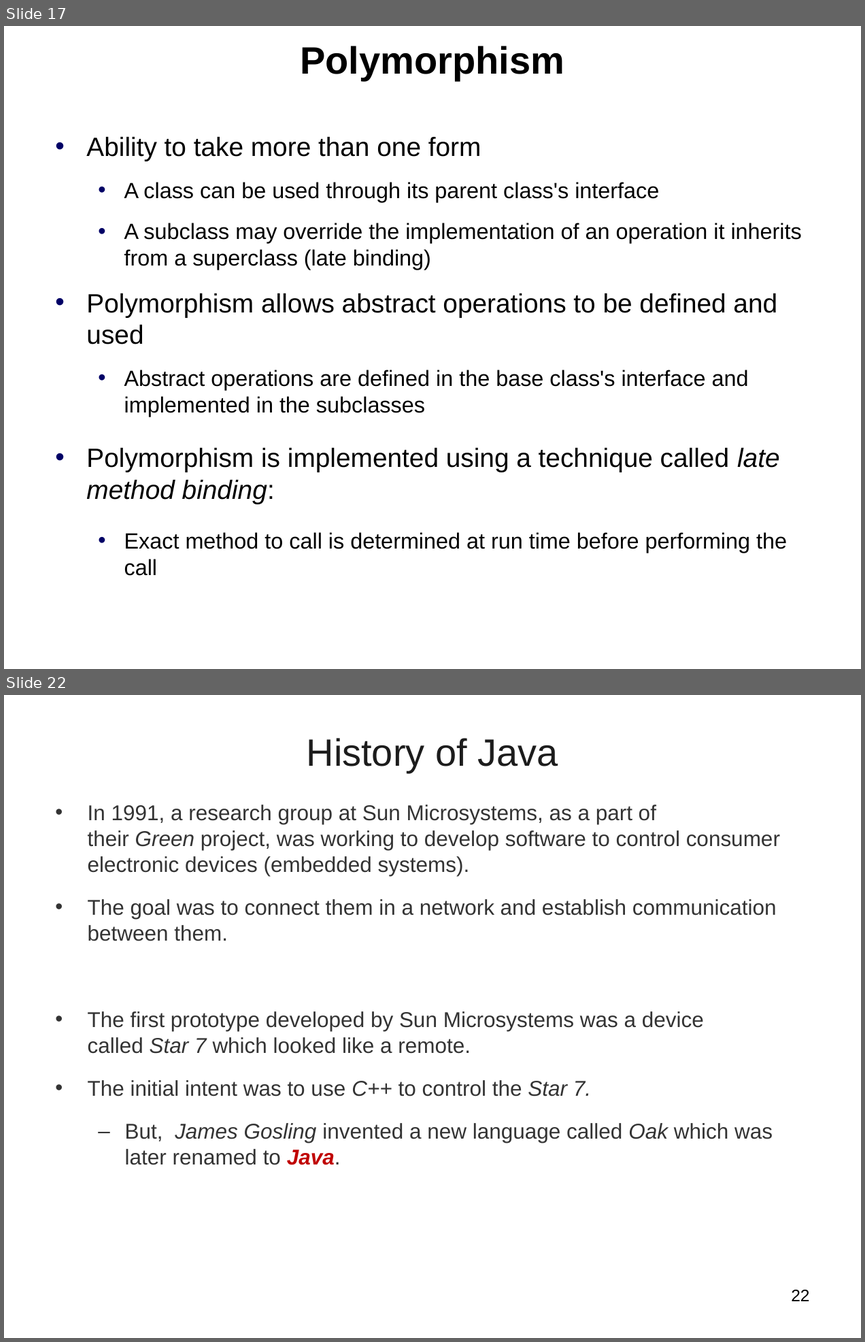
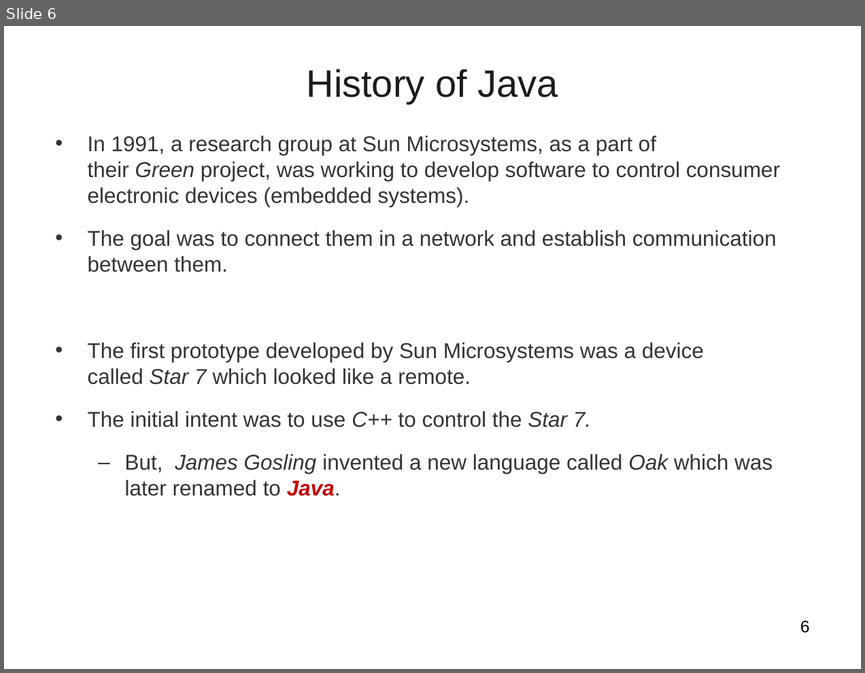
Before and after one commit to vatsanTraining/training_july_2025, a slide deck: Day1.ppt. Shown one above the other, each under a label of ours: slides 17 and 22 before the commit, slide 6 after it; the slides between them are not shown. The pictures are 865x1342 and 865x673 pixels, drawn with LibreOffice and Linux fonts; fonts in the diff are those of the drawing; background and template pictures are left out. Boxes give left, top, right and bottom in pixels: in the first picture for what was removed or moved away, otherwise in the second. Text is boxed around its words. In the diff, an @@ line names an element or a change of style, - is before the commit and + after.

```diff
--- a/Day1.ppt
+++ b/Day1.ppt
@@ slide 17 removed at (x1=4, y1=26, x2=861, y2=669), background picture (left out) @@
@@ title removed at (x1=300, y1=46, x2=564, y2=81) @@
-Polymorphism
@@ text removed at (x1=86, y1=137, x2=802, y2=575) @@
-• Ability to take more than one form
-  • A class can be used through its parent class's interface
-  • A subclass may override the implementation of an operation it inherits from a superclass (late binding)
-• Polymorphism allows abstract operations to be defined and used
-  • Abstract operations are defined in the base class's interface and implemented in the subclasses
-• Polymorphism is implemented using a technique called late method binding:
-  • Exact method to call is determined at run time before performing the call
@@ what was slide 22 is now slide 6 @@
@@ page number at (x1=800, y1=620, x2=810, y2=633): text changed @@
-22
+6
```
Also in this commit, not shown: 2 slides added, 17 other slides removed, 6 other files.
